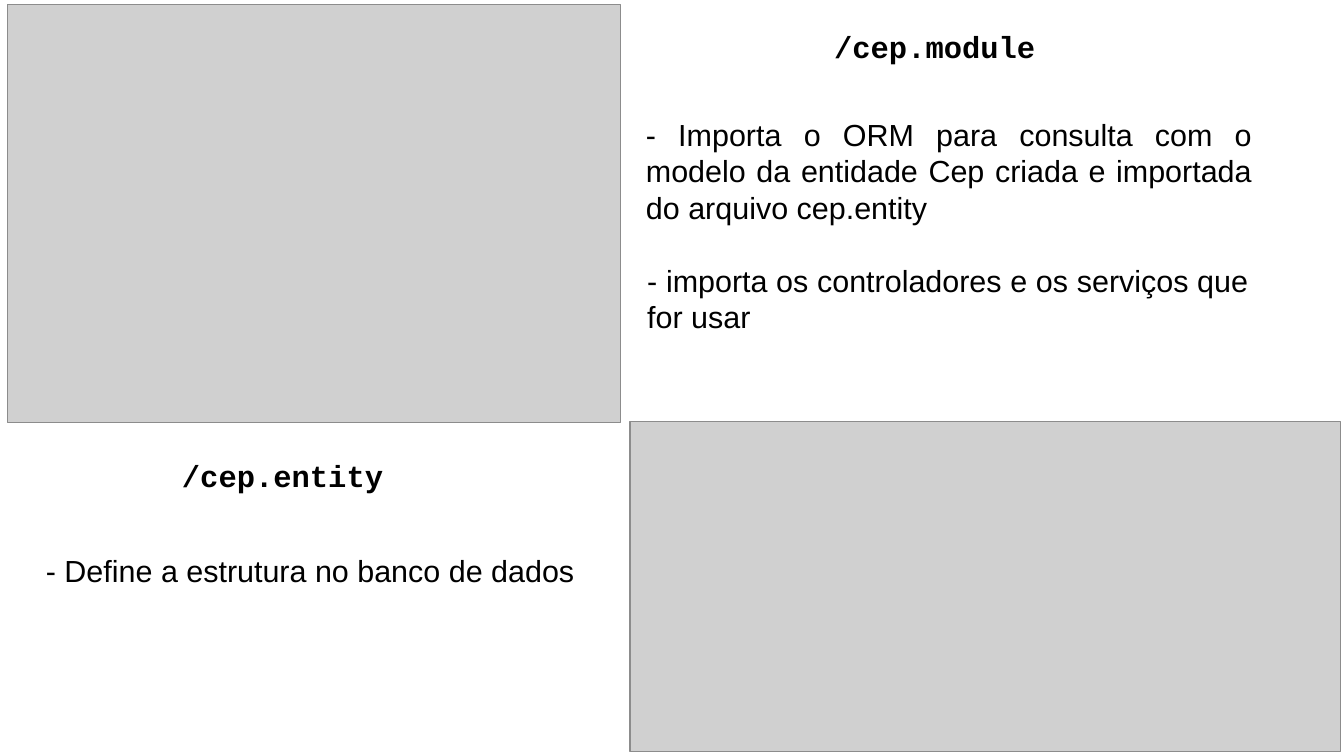
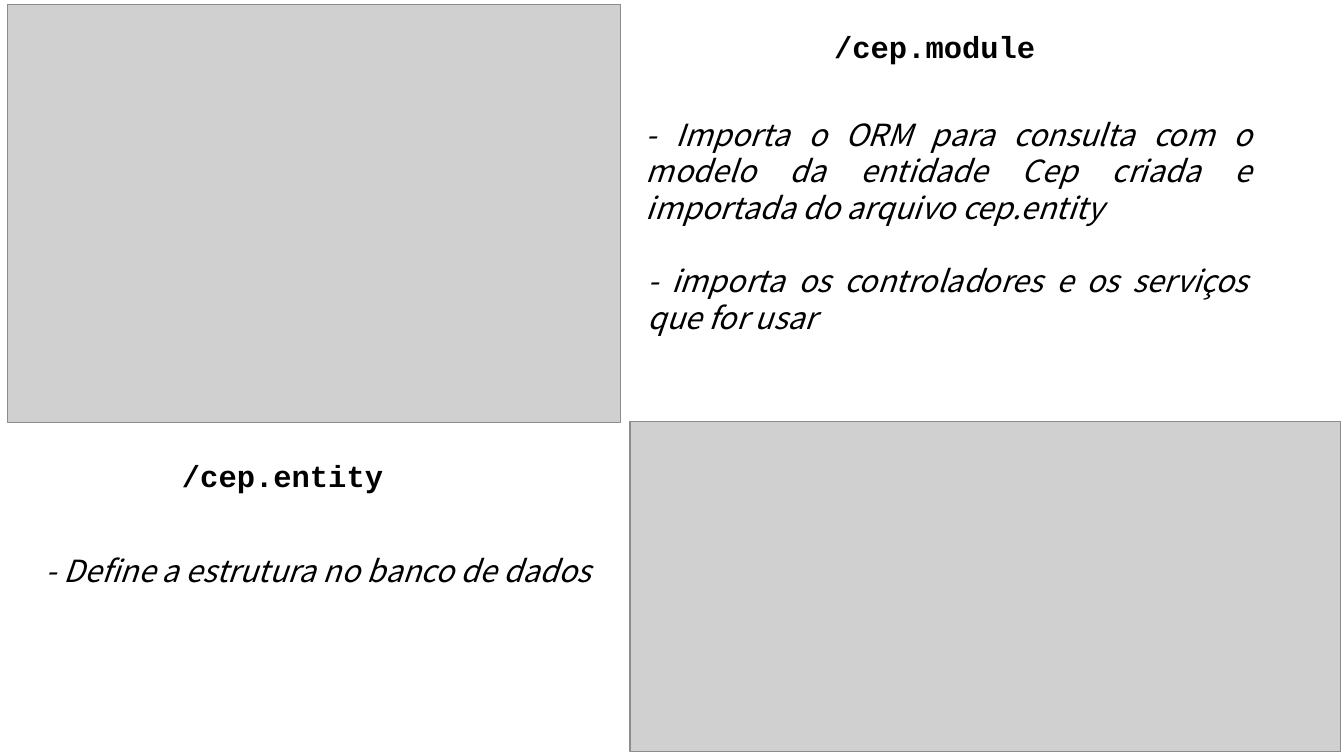
Before and after one commit to and2carvalho/cepJS, a slide deck: slide 5 of apesentacaoNestJS.pptx. Drawn at 1344x756 pixels with LibreOffice and Linux fonts; fonts in the diff are those of the drawing; grey boxes stand for pictures. Boxes give left, top, right and bottom in pixels: in the first picture for what was removed or moved away, otherwise in the second. Text is boxed around its words. In the diff, an @@ line names an element or a change of style, - is before the commit and + after.

```diff
--- a/apesentacaoNestJS.pptx
+++ b/apesentacaoNestJS.pptx
@@ font Arial to Noto Sans CJK KR, italic on in 3 elements at bbox=[63, 557, 592, 583], bbox=[646, 121, 1252, 226], bbox=[647, 267, 1248, 336] @@
```
Also in this commit, not shown: 6 other slides changed, 1 slide added.
